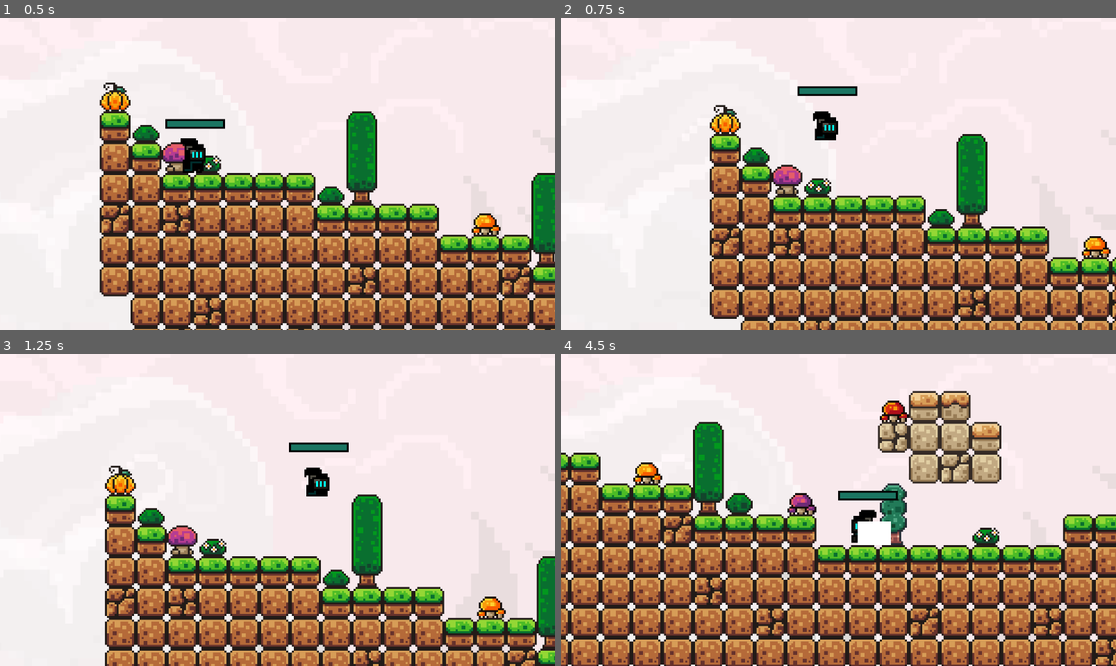
Above: before the commit, frames 1-4 (two rows, left to right).
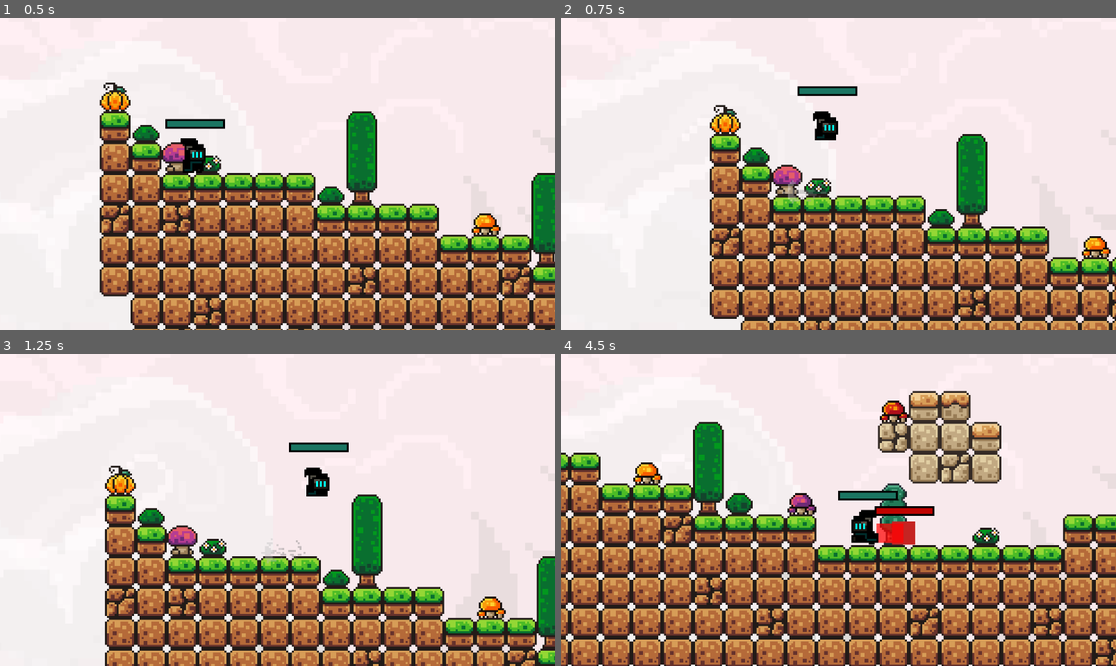
Above: after the commit, the same moments.

Repository: dhyannjh/Phasefall
Game: Godot game, scene res://Scenes/main.tscn
The game is run twice, just before and just after one commit, with the same random seed, the same clock (stepped at 60 frames per second) and the same inputs.
Inputs (mouse positions are in pixels of both pictures, inside the frame that each line leads up to):
- Up to frame 1 (0.5 s): no input
- Up to frame 2 (0.75 s): move the mouse to (960, 158) at 0.52 s; hold D (move_right) from 0.53 s (still down); tap Up (jump) at 0.6 s
- Up to frame 3 (1.25 s): keep holding D (move_right); tap Up (jump) at 0.77, 1.07 s
- Up to frame 4 (4.5 s): move the mouse to (727, 525) at 1.27 s; click (727, 525) at 1.35 s; tap Up (jump) at 1.52, 1.55, 1.82, 2.1, 3.02, 3.05, 3.32, 3.6, 3.77, 4.07 s; move the mouse to (894, 441) at 2.02 s; release D (move_right) at 2.03 s; hold Left (move_left) 2.03-2.78 s; move the mouse to (810, 572) at 2.77 s; hold D (move_right) 2.78-4.28 s; click (810, 572) at 2.85 s; move the mouse to (1005, 556) at 3.52 s; move the mouse to (672, 463) at 4.27 s; hold Left (move_left) from 4.28 s (still down); click (672, 463) at 4.35 s

Frame 1 is identical in both runs. In frame 2, 0.2% of the frame differs, in the area x 39-48%, y 51-60%; in frame 3, 0.1%; in frame 4, 1.1%, in the area x 53-68%, y 48-62%.

Commit message:
Added a small busrt upon jump

Diff:
--- a/Scenes/main.tscn
+++ b/Scenes/main.tscn
@@ -4,6 +4,7 @@
 [ext_resource type="Script" uid="uid://bke7akgkggv44" path="res://Scripts/global+camera/camera.gd" id="1_jjvhh"]
 [ext_resource type="Texture2D" uid="uid://dtifu2cmw6anh" path="res://Assets/WorldTiles/world_tileset.png" id="2_bo1nx"]
 [ext_resource type="PackedScene" uid="uid://diog375udom12" path="res://Scenes/backgroundScenes/back_ground.tscn" id="3_8gbba"]
+[ext_resource type="PackedScene" uid="uid://chfpymmsd772u" path="res://Scenes/enemy.tscn" id="5_kry3j"]
 
 [sub_resource type="TileSetAtlasSource" id="TileSetAtlasSource_8gbba"]
 texture = ExtResource("2_bo1nx")
@@ -196,3 +197,6 @@
 layer_1/enabled = false
 layer_1/modulate = Color(1.2569851, 1.289117, 1.3431685, 1)
 layer_1/tile_data = PackedInt32Array(-851996, 196608, 11, -786460, 196608, 11, -720924, 196608, 11, -655388, 196608, 11 …(56553 unchanged characters)…
+
+[node name="enemy" parent="." unique_id=2114225623 instance=ExtResource("5_kry3j")]
+position = Vector2(273, -91)
--- a/Scenes/phase_runner.tscn
+++ b/Scenes/phase_runner.tscn
@@ -231,7 +231,7 @@
 border_color = Color(0, 0, 0, 1)
 
 [node name="PhaseRunner" type="CharacterBody2D" unique_id=1837151406]
-z_index = 20
+z_index = 60
 script = ExtResource("1_ivtyo")
 
 [node name="AnimatedSprite2D" type="AnimatedSprite2D" parent="." unique_id=1389407104]
@@ -245,7 +245,7 @@
 shape = SubResource("CircleShape2D_3d6df")
 
 [node name="DamageHitbox" parent="." unique_id=2031918002 instance=ExtResource("3_a1c02")]
-position = Vector2(-4, -6)
+position = Vector2(4, -6)
 
 [node name="hitboxShape" type="Sprite2D" parent="DamageHitbox" unique_id=1755695209]
 visible = false
@@ -254,7 +254,6 @@
 texture = SubResource("CanvasTexture_a1c02")
 
 [node name="CollisionShape2D2" type="CollisionShape2D" parent="DamageHitbox" unique_id=2102919040]
-visible = false
 position = Vector2(0, 6)
 shape = SubResource("CircleShape2D_a1c02")
 
--- /dev/null
+++ b/Scenes/vfx/attack_burst_1.tscn
@@ -0,0 +1,69 @@
+[gd_scene format=3 uid="uid://cda8trpw4y5wu"]
+
+[ext_resource type="Script" uid="uid://d30yrtedch3pi" path="res://Scripts/attack_burst.gd" id="1_5ct3x"]
+[ext_resource type="Texture2D" uid="uid://dn42bp8vg0bmw" path="res://Assets/vfx/BurstAnimation1.png" id="1_rvoq6"]
+
+[sub_resource type="AtlasTexture" id="AtlasTexture_5ct3x"]
+atlas = ExtResource("1_rvoq6")
+region = Rect2(0, 0, 48, 16)
+
+[sub_resource type="AtlasTexture" id="AtlasTexture_gan5e"]
+atlas = ExtResource("1_rvoq6")
+region = Rect2(0, 16, 48, 16)
+
+[sub_resource type="AtlasTexture" id="AtlasTexture_bj4rn"]
+atlas = ExtResource("1_rvoq6")
+region = Rect2(0, 32, 48, 16)
+
+[sub_resource type="AtlasTexture" id="AtlasTexture_mkhmn"]
+atlas = ExtResource("1_rvoq6")
+region = Rect2(0, 48, 48, 16)
+
+[sub_resource type="AtlasTexture" id="AtlasTexture_xf3h3"]
+atlas = ExtResource("1_rvoq6")
+region = Rect2(0, 64, 48, 16)
+
+[sub_resource type="AtlasTexture" id="AtlasTexture_hivt0"]
+atlas = ExtResource("1_rvoq6")
+region = Rect2(0, 80, 48, 16)
+
+[sub_resource type="SpriteFrames" id="SpriteFrames_yuci2"]
+animations = [{
+"frames": [{
+"duration": 1.0,
+"texture": SubResource("AtlasTexture_5ct3x")
+}, {
+"duration": 1.0,
+"texture": SubResource("AtlasTexture_gan5e")
+}, {
+"duration": 1.0,
+"texture": SubResource("AtlasTexture_bj4rn")
+}, {
+"duration": 1.0,
+"texture": SubResource("AtlasTexture_mkhmn")
+}, {
+"duration": 1.0,
+"texture": SubResource("AtlasTexture_xf3h3")
+}, {
+"duration": 1.0,
+"texture": SubResource("AtlasTexture_hivt0")
+}, {
+"duration": 1.0,
+"texture": null
+}],
+"loop": false,
+"name": &"burst",
+"speed": 20.0
+}]
+
+[node name="AttackBurst" type="Node2D" unique_id=50071033]
+z_index = 80
+z_as_relative = false
+script = ExtResource("1_5ct3x")
+
+[node name="AnimatedSprite2D" type="AnimatedSprite2D" parent="." unique_id=1239318119]
+z_index = 1000
+z_as_relative = false
+position = Vector2(0, -2)
+sprite_frames = SubResource("SpriteFrames_yuci2")
+animation = &"burst"
--- a/Scenes/vfx/attack_flash.tscn
+++ /dev/null
@@ -1,19 +0,0 @@
-[gd_scene format=3 uid="uid://cda8trpw4y5wu"]
-
-[sub_resource type="ParticleProcessMaterial" id="ParticleProcessMaterial_4nna7"]
-particle_flag_disable_z = true
-spread = 120.0
-initial_velocity_min = 100.0
-initial_velocity_max = 100.0
-gravity = Vector3(0, 98, 0)
-
-[node name="AttackFlash" type="Node2D" unique_id=50071033]
-
-[node name="GPUParticles2D" type="GPUParticles2D" parent="." unique_id=2120493867]
-emitting = false
-amount = 30
-lifetime = 0.3
-one_shot = true
-speed_scale = 1.37
-explosiveness = 0.9
-process_material = SubResource("ParticleProcessMaterial_4nna7")
--- /dev/null
+++ b/Scripts/attack_burst.gd
@@ -0,0 +1,8 @@
+extends Node2D
+
+@onready var animated_sprite := $AnimatedSprite2D
+
+func _ready() -> void:
+	animated_sprite.play("burst")
+	await animated_sprite.animation_finished
+	self.queue_free()
--- a/Scripts/enemy/enemy.gd
+++ b/Scripts/enemy/enemy.gd
@@ -35,6 +35,8 @@
 # --- OTHER NODES ---
 @onready var ai: Node = $AI
 @onready var hp_bar: ProgressBar = $HPBar
+
+var burst_scene = preload("res://Scenes/vfx/attack_burst_1.tscn")
 
 # --- STATE ---
 var base_velocity = Vector2.ZERO
@@ -105,7 +107,7 @@
 func jump():
 	if is_on_floor():
 		base_velocity.y = jump_velocity
-
+		spawn_burst(0.4)
 
 func stop():
 	base_velocity.x = 0
@@ -178,6 +180,19 @@
 	velocity = base_velocity + knockback_vel
 	print("enemy Vel: ", velocity)
 
+# =========================
+# SPAWN BURST
+# =========================
+func spawn_burst(trans):
+	var burst = burst_scene.instantiate()
+
+	# --- Position burst ---
+	burst.global_position = global_position + Vector2(0, 4)
+	burst.z_index = 80
+	burst.scale.x = -sign(move_input) if move_input != 0 else 1
+	burst.modulate.a = trans
+
+	get_tree().current_scene.add_child(burst)
 
 # =========================
 # DAMAGE
--- a/Scripts/phase_runner.gd
+++ b/Scripts/phase_runner.gd
@@ -38,6 +38,8 @@
 @onready var damage_hitbox_dir: AnimationPlayer = $DamageHitbox/AnimationPlayer
 @onready var hitbox_shape: Sprite2D = $DamageHitbox/hitboxShape
 @onready var hp_bar: ProgressBar = $HPBar
+
+var burst_scene = preload("res://Scenes/vfx/attack_burst_1.tscn")
 
 # --- INPUT CACHE (future AI-ready) ---
 var move_input := 0.0
@@ -144,6 +146,7 @@
 	# Jump
 	if jump_buffer_timer > 0 and coyote_timer > 0:
 		base_velocity.y = jump_velocity
+		spawn_burst(0.4)
 		jump_buffer_timer = 0
 		coyote_timer = 0
 
@@ -160,12 +163,10 @@
 # ATTACK
 # =========================
 func handle_attack():
-	if attack_pressed:
+	if attack_pressed and can_attack:
 		attack()
 
 func attack():
-	if not can_attack:
-		return
 
 	var dir = sign(base_velocity.x)
 	if dir == 0:
@@ -180,7 +181,7 @@
 		damage_hitbox_dir.play("facing_left")
 
 	can_attack = false
-	hitbox_shape.visible = true
+	#hitbox_shape.visible = true
 
 	# ATTACK
 	damage_hitbox.activate()
@@ -189,7 +190,7 @@
 
 	# COOLDOWN
 	await get_tree().create_timer(cooldown).timeout
-	hitbox_shape.visible = false
+	#hitbox_shape.visible = false
 	can_attack = true
 
 
@@ -226,6 +227,20 @@
 	elif dir > 0:
 		animated_sprite.flip_h = false
 
+# =========================
+# SPAWN BURST
+# =========================
+func spawn_burst(trans):
+	var burst = burst_scene.instantiate()
+
+	# --- Position burst ---
+	burst.global_position = global_position + Vector2(0, 4)
+	burst.z_index = 80
+	burst.scale.x = -sign(move_input) if move_input != 0 else 1
+	burst.modulate.a = trans
+
+	get_tree().current_scene.add_child(burst)
+
 
 # =========================
 # DAMAGE
Binary file added: Assets/vfx/BurstAnimation1.png
Not shown, added: Assets/vfx/BurstAnimation1.png.import
Not shown, added: Scripts/attack_burst.gd.uid
